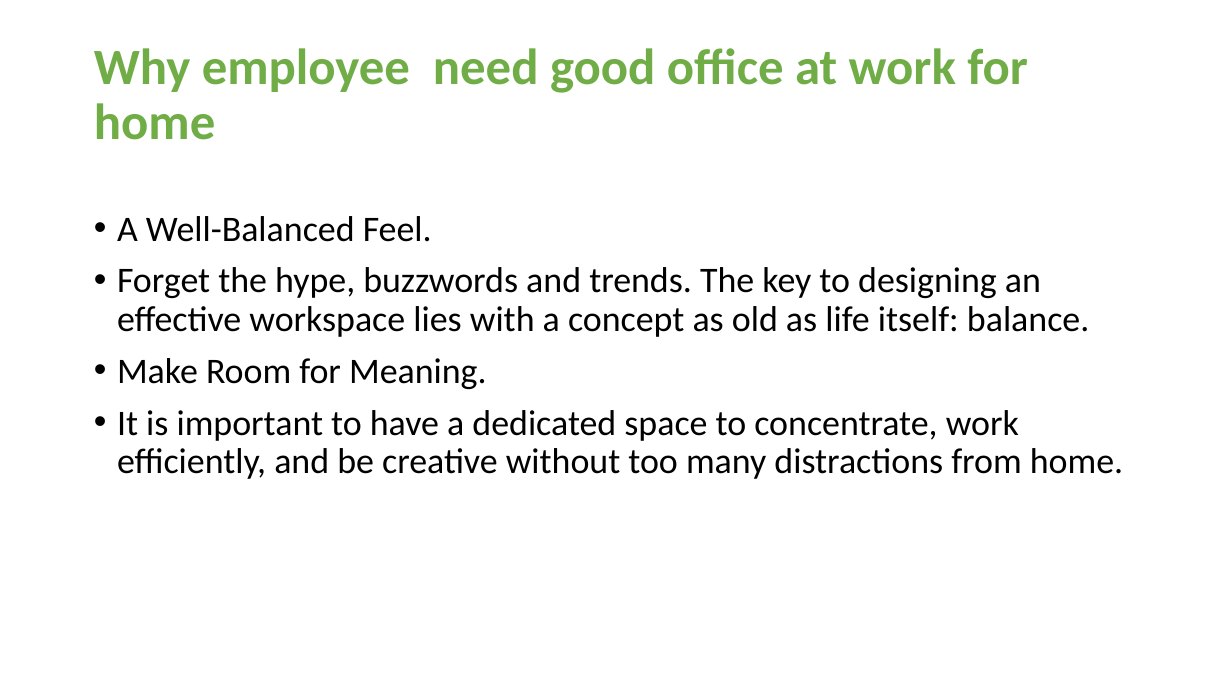
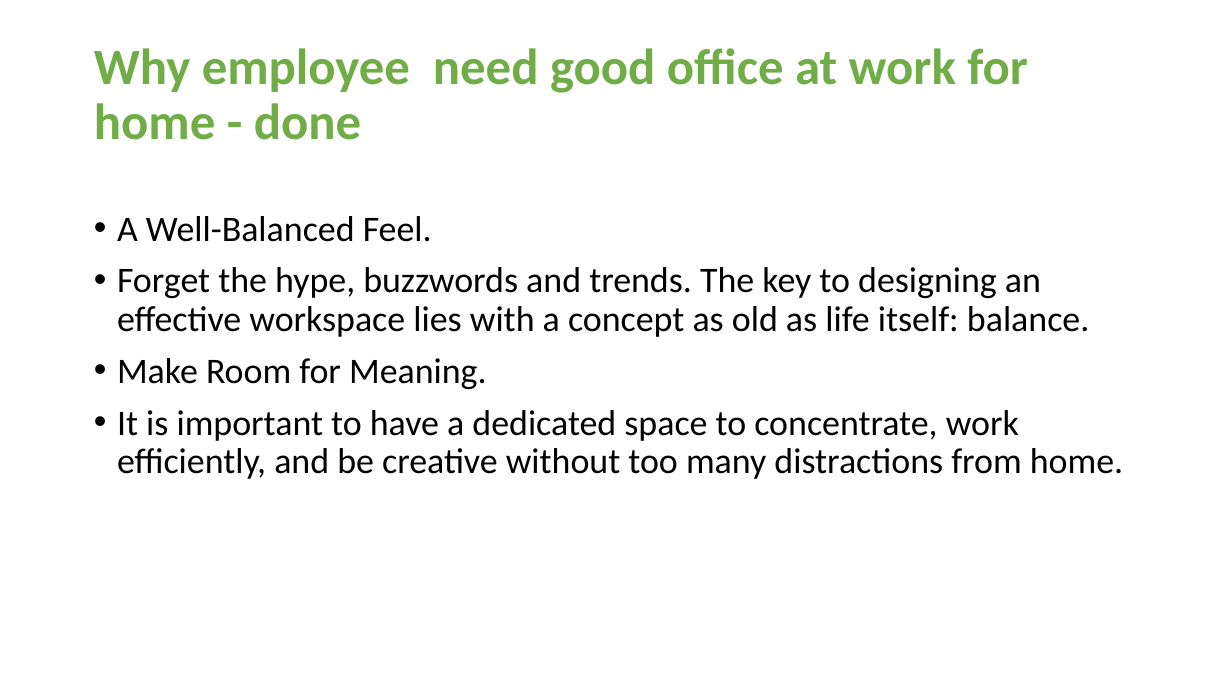
Before and after one commit to firoz5674/Lala-project, a slide deck: slide 3 of KLOUD DESK final.pptx. Drawn at 1232x693 pixels with LibreOffice and Linux fonts; fonts in the diff are those of the drawing. Boxes give left, top, right and bottom in pixels: in the first picture for what was removed or moved away, otherwise in the second. Text is boxed around its words. In the diff, an @@ line names an element or a change of style, - is before the commit and + after.

```diff
--- a/KLOUD DESK final.pptx
+++ b/KLOUD DESK final.pptx
@@ title at (94,48,1028,140): text changed @@
-Why employee need good office at work for home
+Why employee need good office at work for home - done
```
Also in this commit, not shown: 2 other slides changed, 2 other files.
